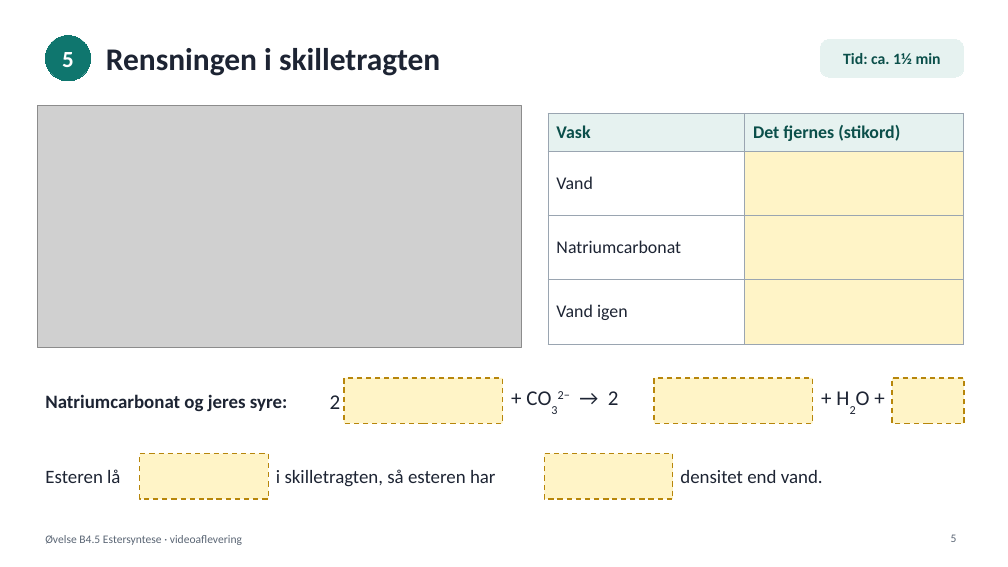
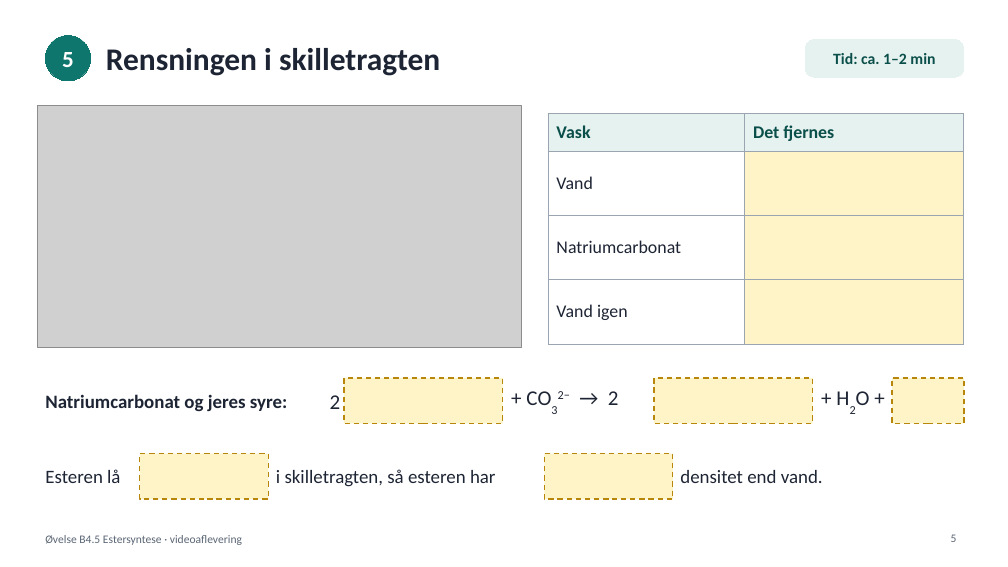
Before and after one commit to Napoleon53/NK_Kemibogen, a slide deck: slide 5 of b/oevelser/filer/b4-5-estersyntese-video.pptx. Drawn at 1008x567 pixels with LibreOffice and Linux fonts; fonts in the diff are those of the drawing; grey boxes stand for pictures. Boxes give left, top, right and bottom in pixels: in the first picture for what was removed or moved away, otherwise in the second. Text is boxed around its words. In the diff, an @@ line names an element or a change of style, - is before the commit and + after.

```diff
--- a/b/oevelser/filer/b4-5-estersyntese-video.pptx
+++ b/b/oevelser/filer/b4-5-estersyntese-video.pptx
@@ rounded rectangle "Tid: ca. 1–2 min": place and size @@
-rounded rectangle "Tid: ca. 1–2 min" at <box>820,39,964,77</box>
+rounded rectangle "Tid: ca. 1–2 min" at <box>805,39,964,77</box>
@@ text in rounded rectangle at <box>833,53,935,64</box>: text changed @@
-Tid: ca. 1½ min
+Tid: ca. 1–2 min
@@ table at <box>548,113,964,324</box> @@
-row 1, column 2: Det fjernes (stikord)
+row 1, column 2: Det fjernes
```
Also in this commit, not shown: 8 other slides changed, 5 other files.
